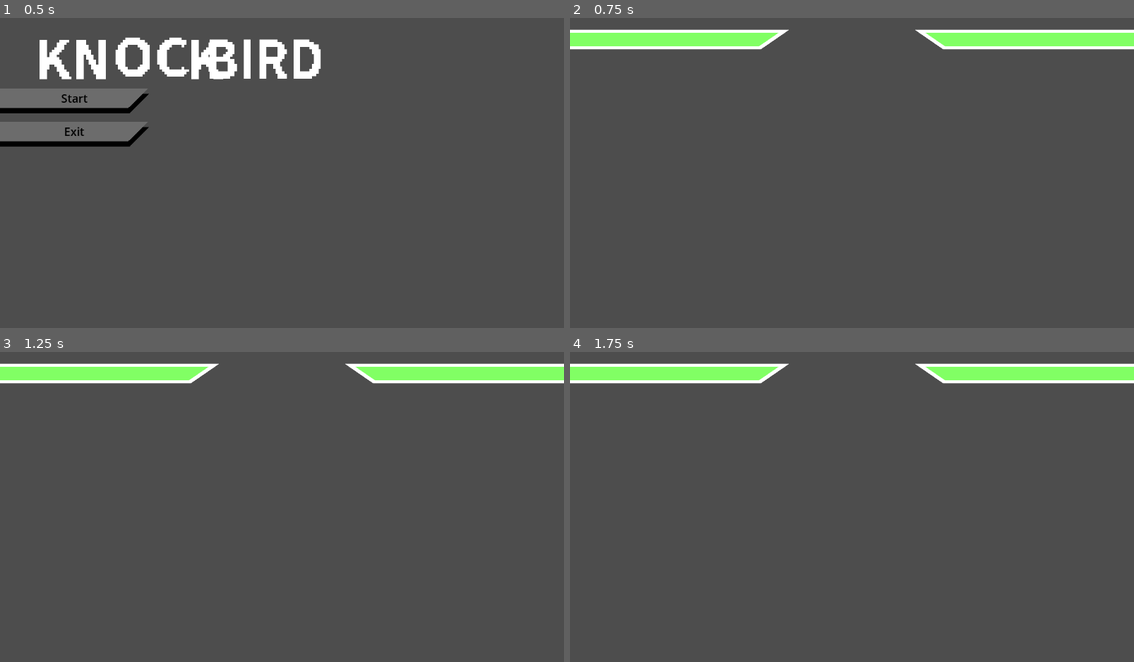
Above: before the commit, frames 1-4 (two rows, left to right).
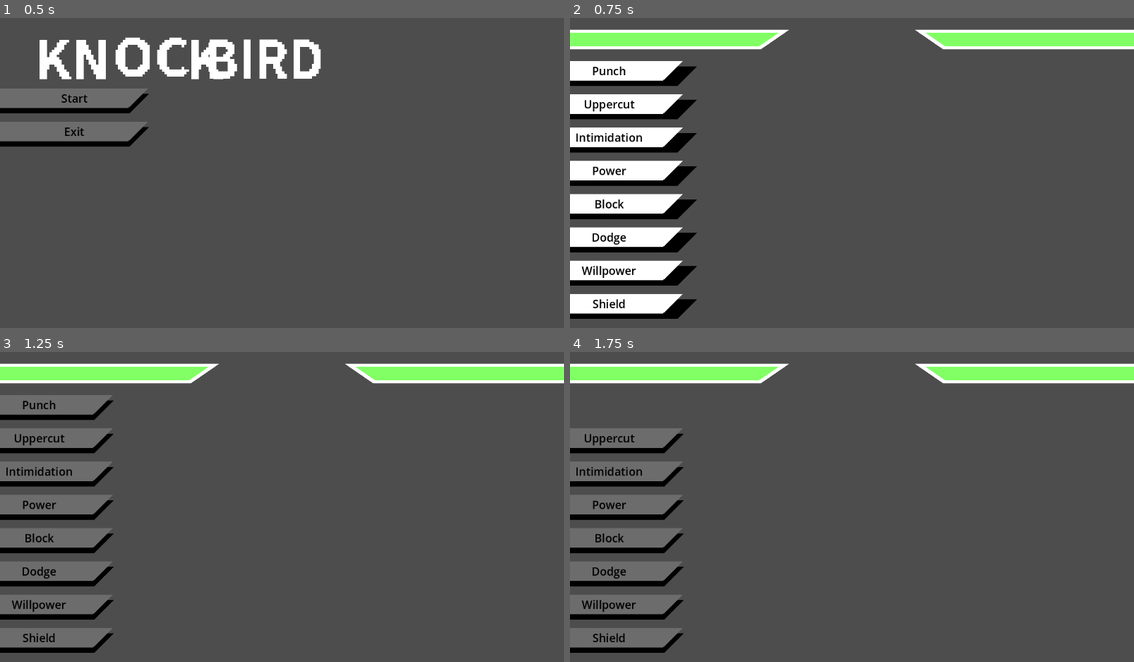
Above: after the commit, the same moments.

Repository: dolloreanadog/Proto-Knockbirdout
Game: Godot game, scene res://resources/levels/MainMenu.tscn
Same seed, same stepped clock (60 frames per second), same inputs: the game is played once before the commit and once after it.
Inputs (mouse positions are in pixels of both pictures, inside the frame that each line leads up to):
- Up to frame 1 (0.5 s): no input
- Up to frame 2 (0.75 s): click "Start" at 0.5 s
- Up to frame 3 (1.25 s): no input
- Up to frame 4 (1.75 s): click (609, 404) at 1.25 s, where only the run after the commit has a clickable "Punch"

Frame 1 is identical in both runs. In frame 2, 13% of the frame differs, in the area x 0-23%, y 13-98%; in frame 3, 12%; in frame 4, 10%.

Commit message:
Adds button
New Editor Class Description

Diff:
--- a/src/knock-bird-out/resources/instances/button/ui_button_container/UIButtonContainer.gd
+++ b/src/knock-bird-out/resources/instances/button/ui_button_container/UIButtonContainer.gd
@@ -1,5 +1,6 @@
 @tool # So it updates in real-time in editor
 extends Control
+## Contains a custom animated button
 class_name ButtonContainer
 
 #region Objects
--- a/src/knock-bird-out/resources/levels/MainGame.tscn
+++ b/src/knock-bird-out/resources/levels/MainGame.tscn
@@ -1,10 +1,11 @@
-[gd_scene load_steps=6 format=3 uid="uid://b7dwtjwuhtfr3"]
+[gd_scene load_steps=7 format=3 uid="uid://b7dwtjwuhtfr3"]
 
 [ext_resource type="Texture2D" uid="uid://cyiecn6a1ypi0" path="res://assets/health_bar/ProgressOver.png" id="1_o8jsa"]
 [ext_resource type="Texture2D" uid="uid://ckkhvma65flv1" path="res://assets/health_bar/ProgressBar.png" id="2_3ctiy"]
 [ext_resource type="Script" path="res://resources/instances/health_bar/PlayerHealthBar.gd" id="3_1mpj2"]
 [ext_resource type="Texture2D" uid="uid://c7o1b3ebgyj5t" path="res://assets/health_bar/FlippedProgressOver.png" id="4_rk8co"]
 [ext_resource type="Texture2D" uid="uid://w23kkw8yvybi" path="res://assets/health_bar/FlippedProgressBar.png" id="5_6x25x"]
+[ext_resource type="PackedScene" uid="uid://c5x2d73he3b46" path="res://resources/instances/button/ui_button_container/UIButtonContainer.tscn" id="6_vh2ph"]
 
 [node name="MainGame" type="Node2D"]
 
@@ -40,7 +41,43 @@
 
 [node name="VBoxContainer" type="VBoxContainer" parent="UI"]
 layout_mode = 0
-offset_left = -64.0
-offset_top = 128.0
-offset_right = 192.0
-offset_bottom = 576.0
+offset_left = -72.0
+offset_top = 80.0
+offset_right = 184.0
+offset_bottom = 620.0
+
+[node name="ButtonContainer" parent="UI/VBoxContainer" instance=ExtResource("6_vh2ph")]
+layout_mode = 2
+buttonText = "Punch"
+
+[node name="ButtonContainer2" parent="UI/VBoxContainer" instance=ExtResource("6_vh2ph")]
+layout_mode = 2
+buttonText = "Uppercut"
+
+[node name="ButtonContainer3" parent="UI/VBoxContainer" instance=ExtResource("6_vh2ph")]
+layout_mode = 2
+buttonText = "Intimidation"
+
+[node name="ButtonContainer4" parent="UI/VBoxContainer" instance=ExtResource("6_vh2ph")]
+layout_mode = 2
+buttonText = "Power"
+
+[node name="ButtonContainer5" parent="UI/VBoxContainer" instance=ExtResource("6_vh2ph")]
+layout_mode = 2
+buttonText = "Block"
+
+[node name="ButtonContainer6" parent="UI/VBoxContainer" instance=ExtResource("6_vh2ph")]
+layout_mode = 2
+buttonText = "Dodge"
+
+[node name="ButtonContainer7" parent="UI/VBoxContainer" instance=ExtResource("6_vh2ph")]
+layout_mode = 2
+buttonText = "Willpower"
+
+[node name="ButtonContainer8" parent="UI/VBoxContainer" instance=ExtResource("6_vh2ph")]
+layout_mode = 2
+buttonText = "Shield"
+
+[node name="Characters" type="Node2D" parent="UI"]
+
+[node name="Player" type="Node2D" parent="UI/Characters"]
